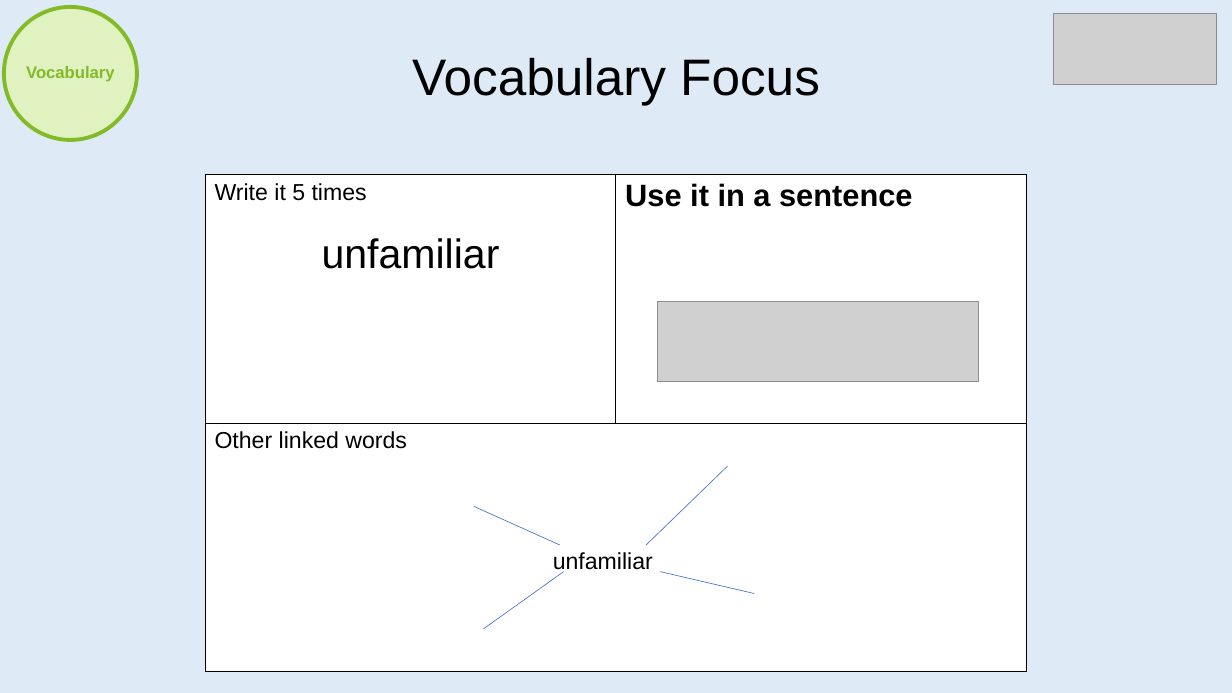
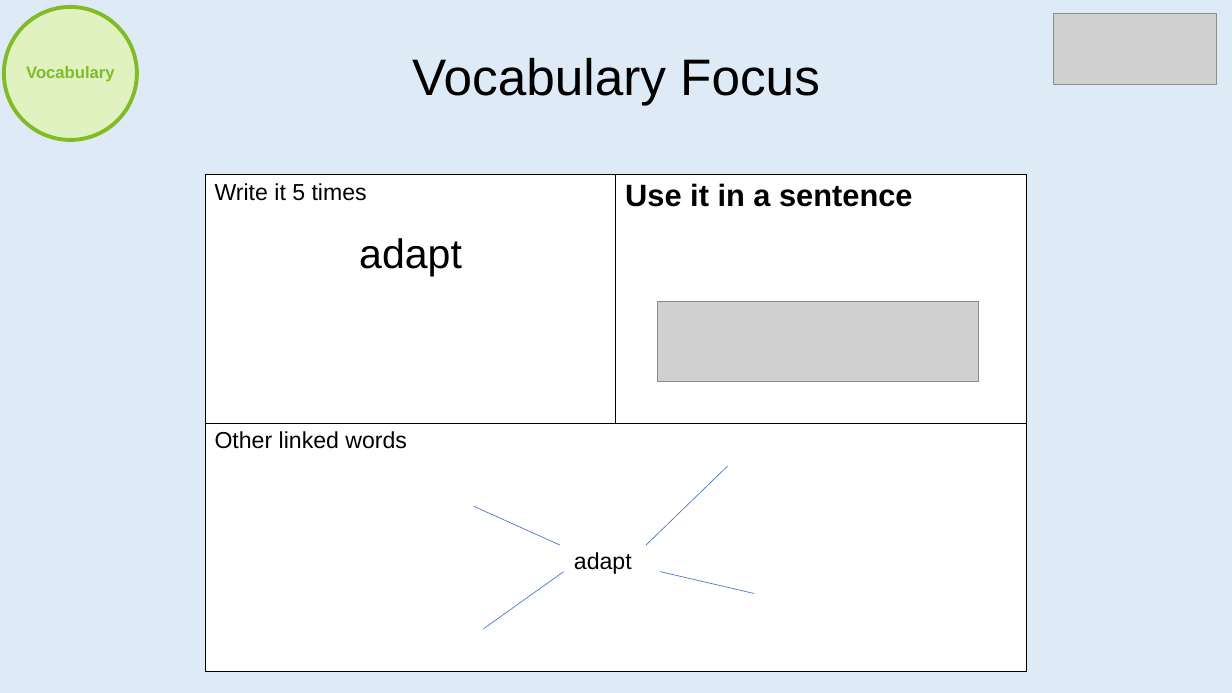
Before and after one commit to imcl75/claude_files, a slide deck: slide 12 of Reading/BeingAReader_Template.pptx. Drawn at 1232x693 pixels with LibreOffice and Linux fonts; fonts in the diff are those of the drawing; grey boxes stand for pictures. Boxes give left, top, right and bottom in pixels: in the first picture for what was removed or moved away, otherwise in the second. Text is boxed around its words. In the diff, an @@ line names an element or a change of style, - is before the commit and + after.

Commit message:
T6W3 Being a Reader — cat behaviour explanation text (Tue/Thu/Fri)

```diff
--- a/Reading/BeingAReader_Template.pptx
+++ b/Reading/BeingAReader_Template.pptx
@@ table at (205, 175, 1026, 672) @@
-row 1, column 1: Write it 5 times / unfamiliar
+row 1, column 1: Write it 5 times / adapt
@@ text at (574, 552, 632, 574): text changed @@
-unfamiliar
+adapt
```
Also in this commit, not shown: 13 other slides changed.
